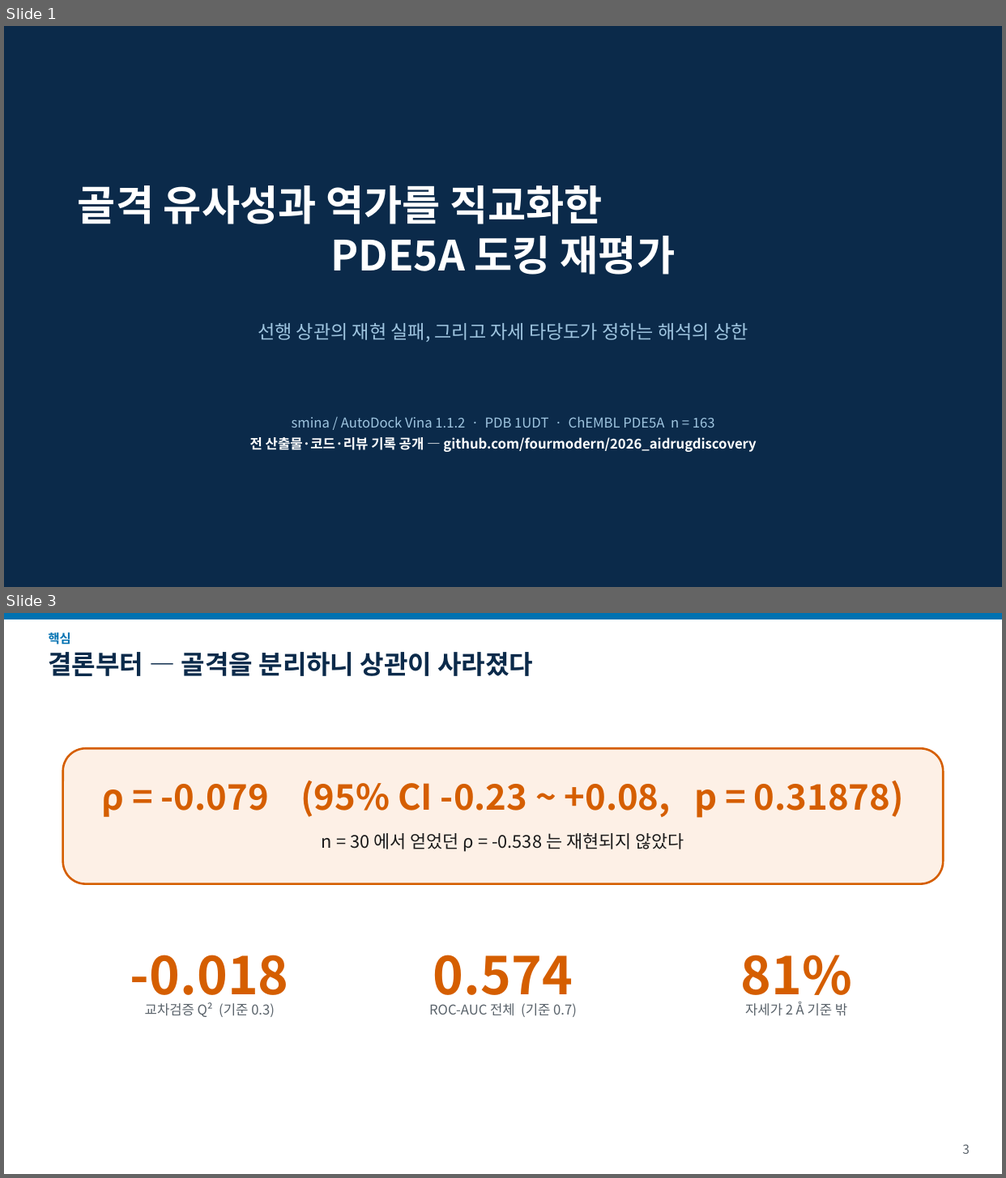
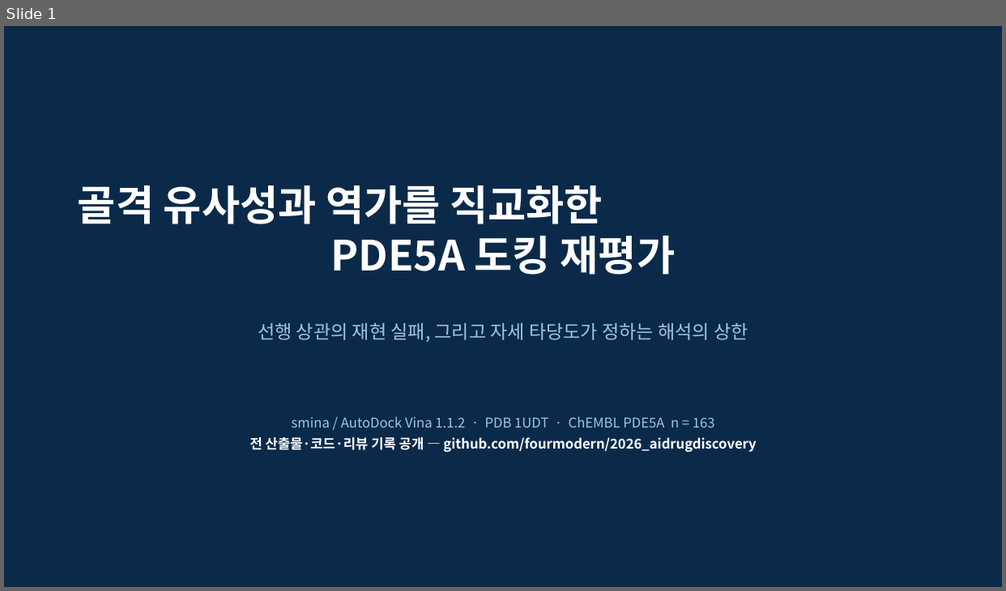
Before and after one commit to fourmodern/2026_aidrugdiscovery, a slide deck: Day06_LLM_Agent/pde5_harness/sample_run/report/docs/talk_16x9.pptx. Shown one above the other, each under a label of ours: slides 1 and 3 before the commit, slide 1 after it; the slides between them are not shown. The pictures are 1006x1178 and 1006x591 pixels, drawn with LibreOffice and Linux fonts; fonts in the diff are those of the drawing. Boxes give left, top, right and bottom in pixels: in the first picture for what was removed or moved away, otherwise in the second. Text is boxed around its words. In the diff, an @@ line names an element or a change of style, - is before the commit and + after.

```diff
--- a/Day06_LLM_Agent/pde5_harness/sample_run/report/docs/talk_16x9.pptx
+++ b/Day06_LLM_Agent/pde5_harness/sample_run/report/docs/talk_16x9.pptx
@@ slide 3 removed at (4, 613, 1002, 1174), background #FFFFFF @@
@@ rectangle removed at (4, 613, 1002, 619) @@
@@ text removed at (49, 632, 71, 645) @@
-핵심
@@ text removed at (49, 652, 533, 676) @@
-결론부터 — 골격을 분리하니 상관이 사라졌다
@@ rounded rectangle removed at (63, 748, 944, 884) @@
@@ text removed at (102, 781, 904, 818) @@
-ρ = -0.079 (95% CI -0.23 ~ +0.08, p = 0.31878)
@@ text removed at (322, 833, 684, 852) @@
-n = 30 에서 얻었던 ρ = -0.538 는 재현되지 않았다
@@ text removed at (130, 955, 289, 1007) @@
--0.018
@@ text removed at (433, 955, 573, 1007) @@
-0.574
@@ text removed at (740, 955, 852, 1007) @@
-81%
@@ text removed at (745, 1001, 847, 1016) @@
-자세가 2 Å 기준 밖
@@ text removed at (145, 1003, 275, 1017) @@
-교차검증 Q² (기준 0.3)
@@ text removed at (429, 1003, 577, 1017) @@
-ROC-AUC 전체 (기준 0.7)
@@ text removed at (962, 1144, 970, 1154) @@
-3
```
Also in this commit, not shown: 8 slides changed, 4 slides added, 3 other slides removed, 25 other files.
